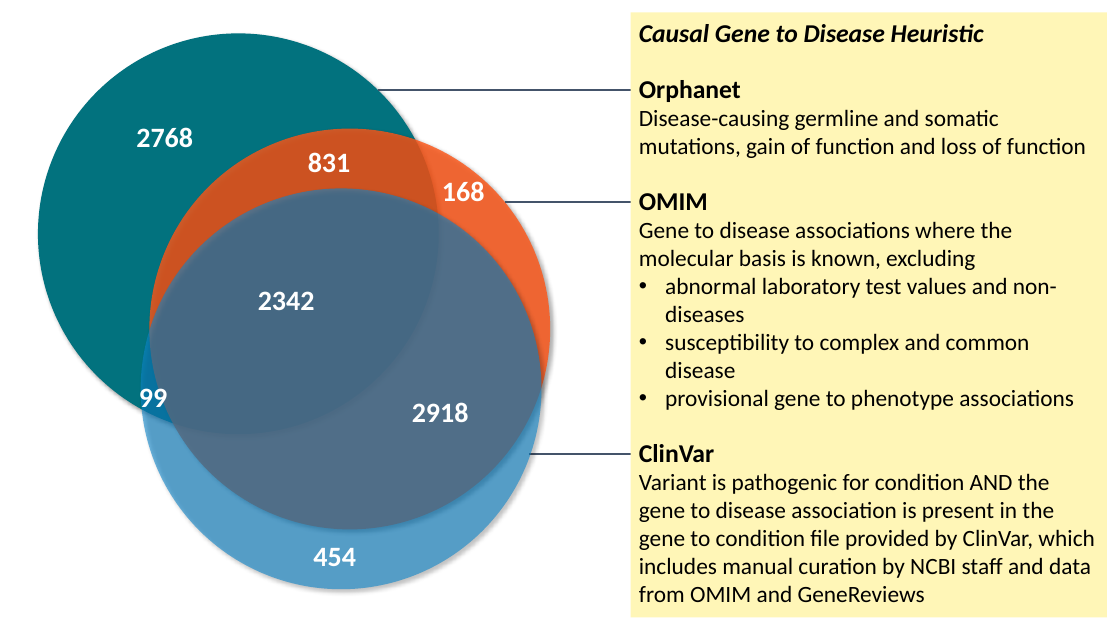
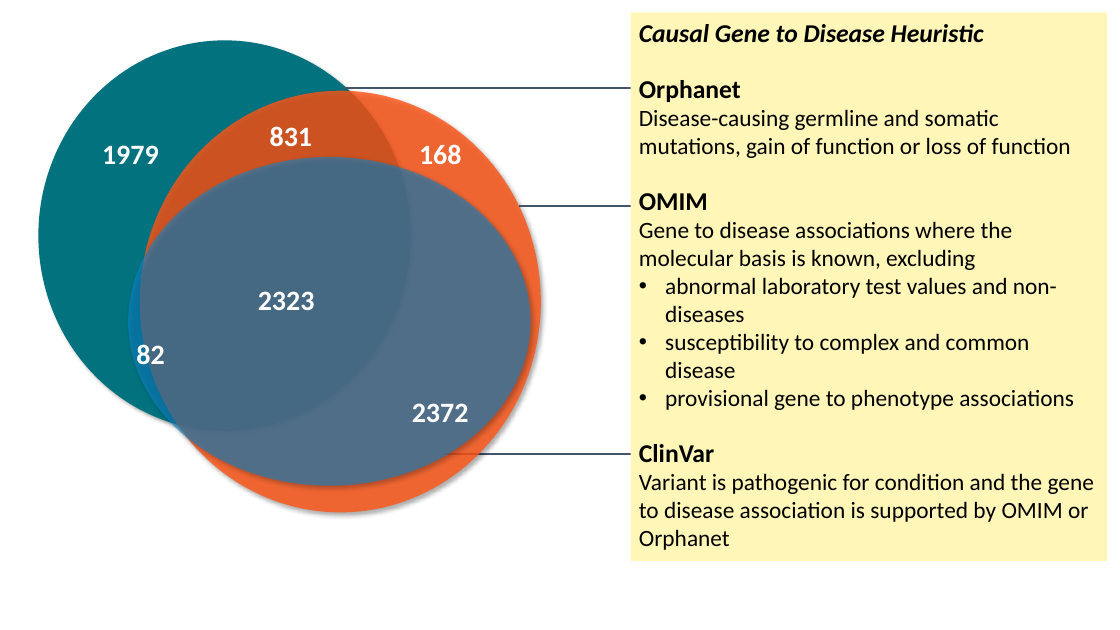
Before and after one commit to monarch-initiative/2020-NAR, a slide deck: slide 1 of slides/disease-venn.pptx. Drawn at 1120x630 pixels with LibreOffice and Linux fonts; fonts in the diff are those of the drawing. Boxes give left, top, right and bottom in pixels: in the first picture for what was removed or moved away, otherwise in the second. Text is boxed around its words. In the diff, an @@ line names an element or a change of style, - is before the commit and + after.

Commit message:
add updated pptx slide

```diff
--- a/slides/disease-venn.pptx
+++ b/slides/disease-venn.pptx
@@ rectangle "Causal Gene to Disease Heuristic": place and size @@
-rectangle "Causal Gene to Disease Heuristic" at bbox=[631, 13, 1107, 618]
+rectangle "Causal Gene to Disease Heuristic" at bbox=[631, 13, 1107, 561]
@@ ellipse: place and size @@
-ellipse at bbox=[38, 34, 439, 434]
+ellipse at bbox=[39, 40, 411, 431]
@@ line moved from (377, 90) - (682, 90) to (344, 88) - (664, 88) @@
@@ ellipse: place and size @@
-ellipse at bbox=[150, 129, 550, 529]
+ellipse at bbox=[139, 91, 540, 513]
@@ text "831": place and size @@
-text "831" at bbox=[308, 152, 351, 172]
+text "831" at bbox=[270, 126, 313, 146]
@@ text in rectangle at bbox=[639, 109, 1071, 158]: text changed @@
-Disease-causing germline and somatic mutations, gain of function and loss of function
+Disease-causing germline and somatic mutations, gain of function or loss of function
@@ text at bbox=[102, 145, 159, 164]: text changed @@
-2768
+1979
@@ text "168": place and size @@
-text "168" at bbox=[442, 178, 485, 201]
+text "168" at bbox=[419, 144, 462, 164]
@@ ellipse: place and size @@
-ellipse at bbox=[140, 188, 541, 589]
+ellipse at bbox=[129, 157, 531, 486]
@@ line moved from (505, 202) - (644, 202) to (519, 207) - (641, 207) @@
@@ text at bbox=[258, 291, 315, 310]: text changed @@
-2342
+2323
@@ text at bbox=[136, 341, 164, 371]: text changed @@
-99
+82
@@ text at bbox=[412, 403, 469, 422]: text changed @@
-2918
+2372
@@ line moved from (529, 454) - (673, 454) to (444, 454) - (636, 454) @@
@@ text in rectangle at bbox=[639, 473, 1094, 550]: text changed @@
-Variant is pathogenic for condition AND the gene to disease association is present in the gene to condition file provided by ClinVar, which includes manual curation by NCBI staff and data from OMIM and GeneReviews
+Variant is pathogenic for condition and the gene to disease association is supported by OMIM or Orphanet
@@ text removed at bbox=[313, 548, 356, 566] @@
-454
```
